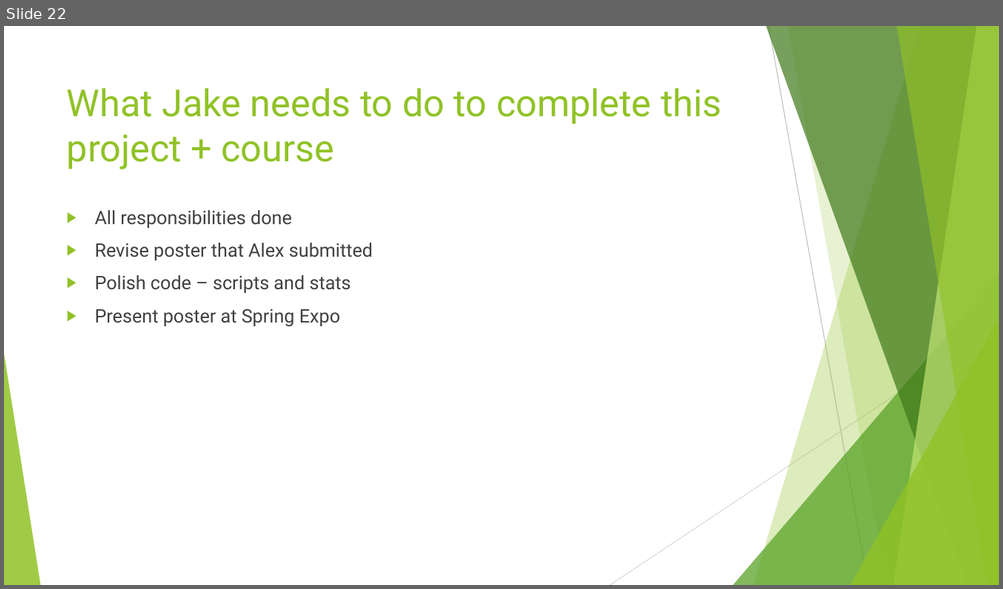
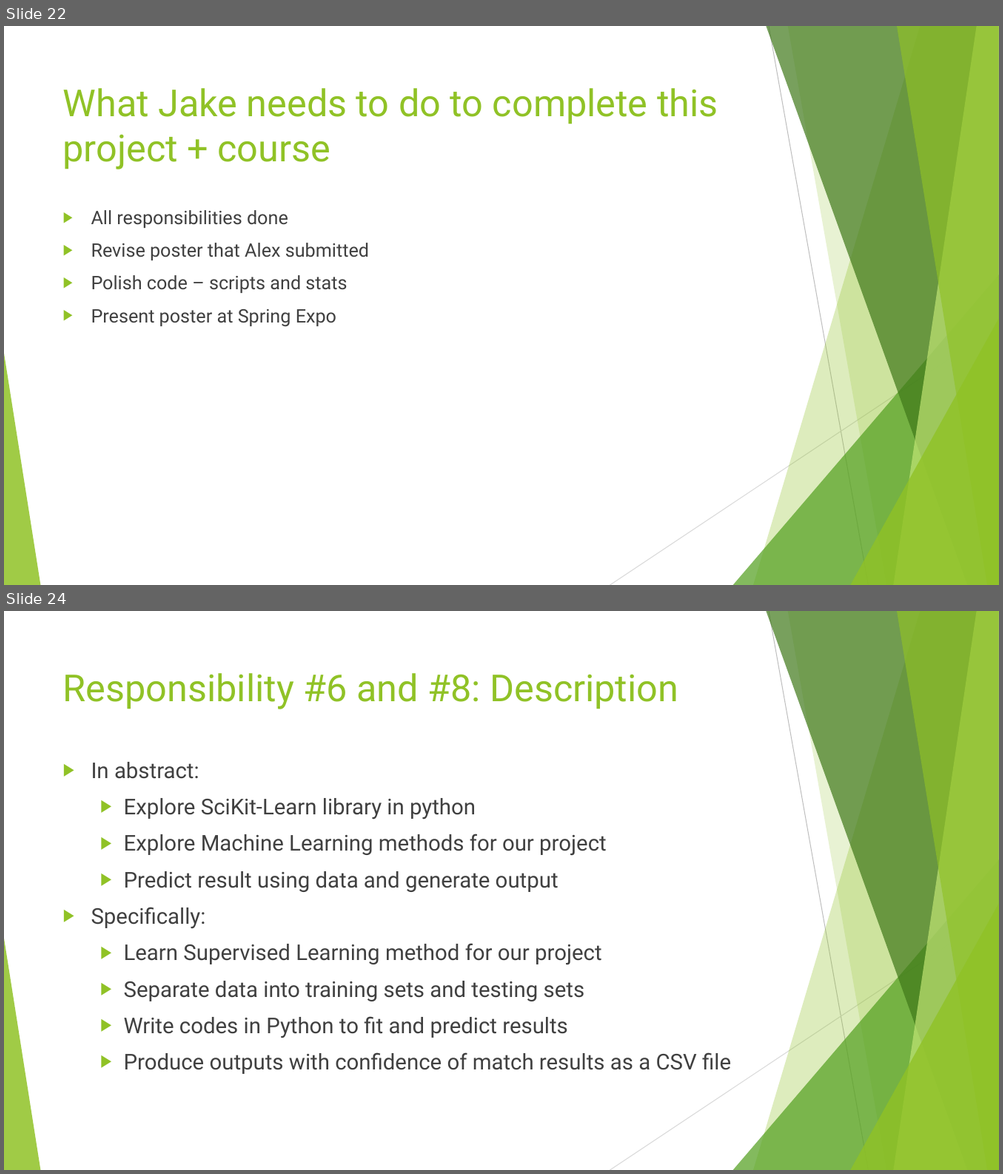
Before and after one commit to AlexDCraig/senior-capstone-project, a slide deck: FinalWinterTermProgressReport/FinalWinterTermDemo.pptx. Shown one above the other, each under a label of ours: slide 22 before the commit, slides 22 and 24 after it; the slides between them are not shown. The pictures are 1003x589 and 1003x1174 pixels, drawn with LibreOffice and Linux fonts; fonts in the diff are those of the drawing. Boxes give left, top, right and bottom in pixels: in the first picture for what was removed or moved away, otherwise in the second. Text is boxed around its words. In the diff, an @@ line names an element or a change of style, - is before the commit and + after.

```diff
--- a/FinalWinterTermProgressReport/FinalWinterTermDemo.pptx
+++ b/FinalWinterTermProgressReport/FinalWinterTermDemo.pptx
@@ slide 24 added at <box>4,611,999,1170</box>, background #FFFFFF; not listed: 10 template elements that a slide beside it also shows @@
@@ title added at <box>63,673,678,709</box>, 36 pt, text #90C226 @@
+Responsibility #6 and #8: Description
@@ text added at <box>91,762,731,1074</box>, 21 pt, text #404040 @@
+▶ In abstract:
+  ▶ Explore SciKit-Learn library in python
+  ▶ Explore Machine Learning methods for our project
+  ▶ Predict result using data and generate output
+▶ Specifically:
+  ▶ Learn Supervised Learning method for our project
+  ▶ Separate data into training sets and testing sets
+  ▶ Write codes in Python to fit and predict results
+  ▶ Produce outputs with confidence of match results as a CSV file
@@ slide 22 changed as well @@
@@ title "What Jake needs to do ...": place and size @@
-title "What Jake needs to do ..." at <box>67,88,721,170</box>
+title "What Jake needs to do ..." at <box>63,88,717,170</box>
@@ text "All responsibilities done": place and size @@
-text "All responsibilities done" at <box>95,210,373,327</box>
+text "All responsibilities done" at <box>91,210,369,327</box>
```
Also in this commit, not shown: 21 other slides changed, 7 other slides added.
